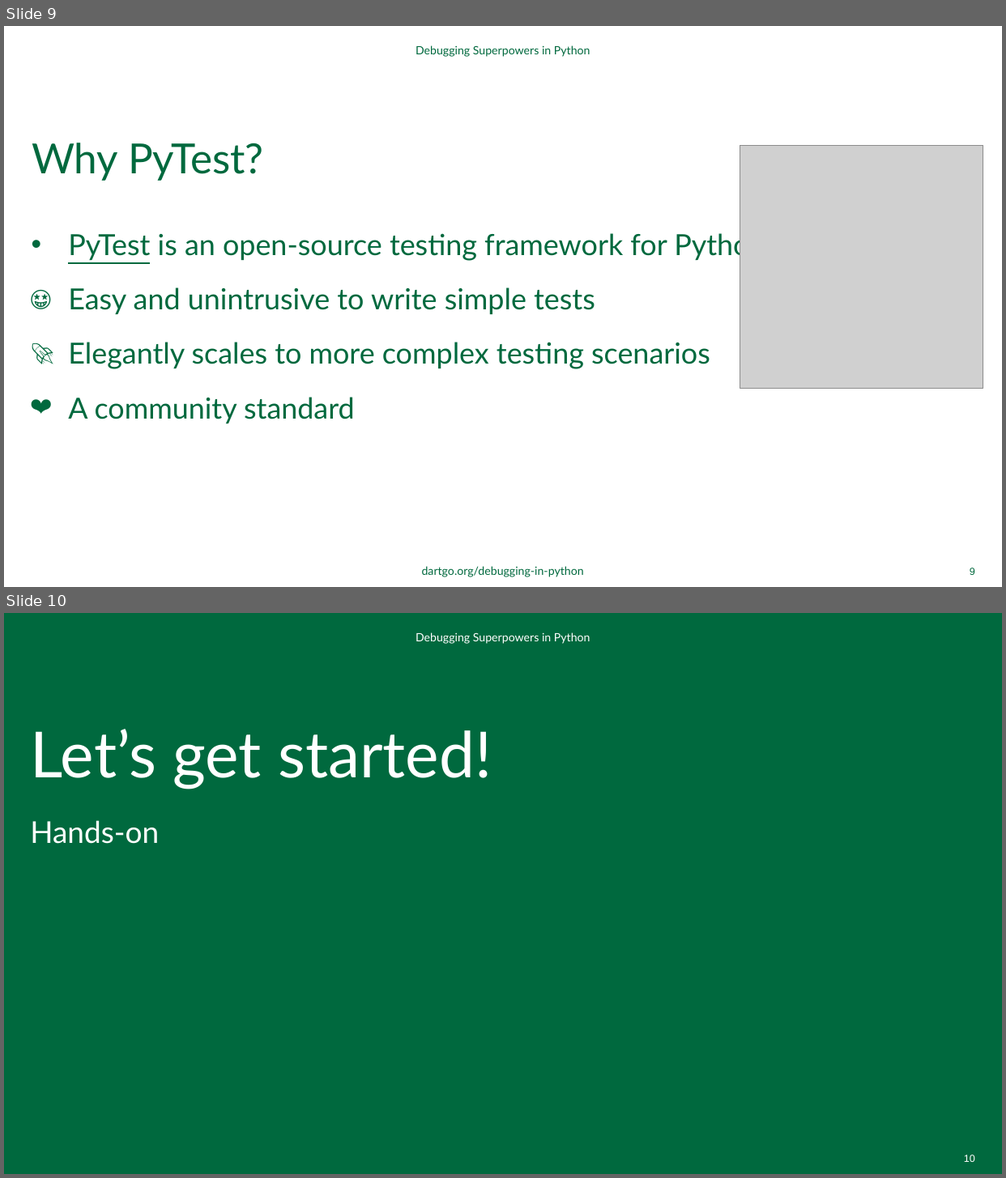
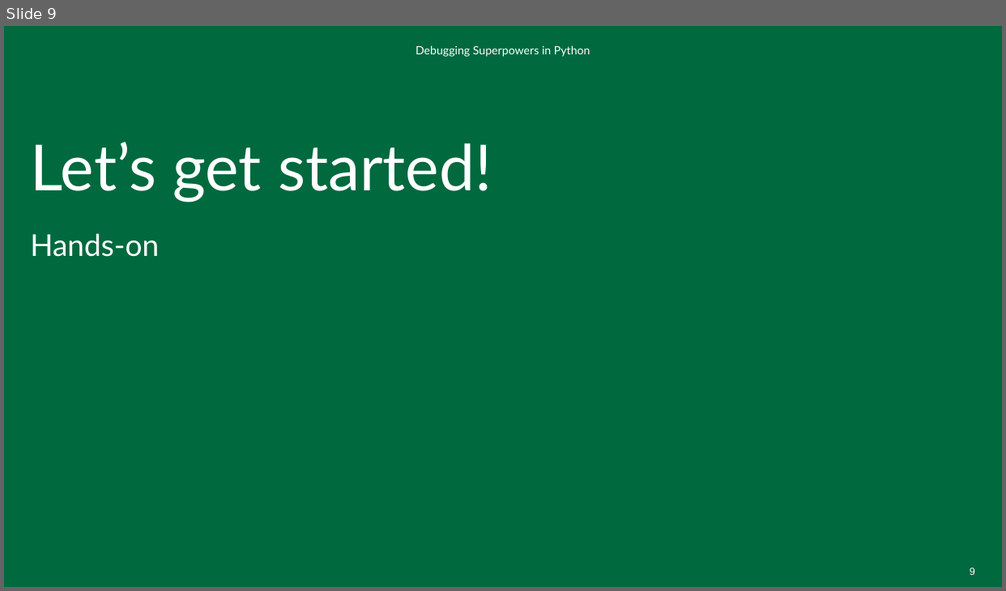
Before and after one commit to dartmouth/debugging-in-python, a slide deck: ppt/debugging-in-python.pptx. Shown one above the other, each under a label of ours: slides 9 and 10 before the commit, slide 9 after it. The pictures are 1006x1178 and 1006x591 pixels, drawn with LibreOffice and Linux fonts; fonts in the diff are those of the drawing; grey boxes stand for pictures; background and template pictures are left out. Boxes give left, top, right and bottom in pixels: in the first picture for what was removed or moved away, otherwise in the second. Text is boxed around its words. In the diff, an @@ line names an element or a change of style, - is before the commit and + after.

```diff
--- a/ppt/debugging-in-python.pptx
+++ b/ppt/debugging-in-python.pptx
@@ slide 9 removed at (4,26,1002,587), background #FFFFFF @@
@@ text removed at (415,45,590,57) @@
-Debugging Superpowers in Python
@@ title removed at (32,143,264,181) @@
-Why PyTest?
@@ picture removed at (740,145,983,388) @@
@@ text removed at (68,230,765,424) @@
-• PyTest is an open-source testing framework for Python
-🤩 Easy and unintrusive to write simple tests
-🚀 Elegantly scales to more complex testing scenarios
-❤️ A community standard
@@ text removed at (422,566,584,578) @@
-dartgo.org/debugging-in-python
@@ page number removed at (970,568,975,575) @@
-9
@@ what was slide 10 is now slide 9 @@
@@ page number at (970,568,975,575): text changed @@
-10
+9
```
Also in this commit, not shown: 6 slides changed, 2 slides added, 2 other slides removed.
